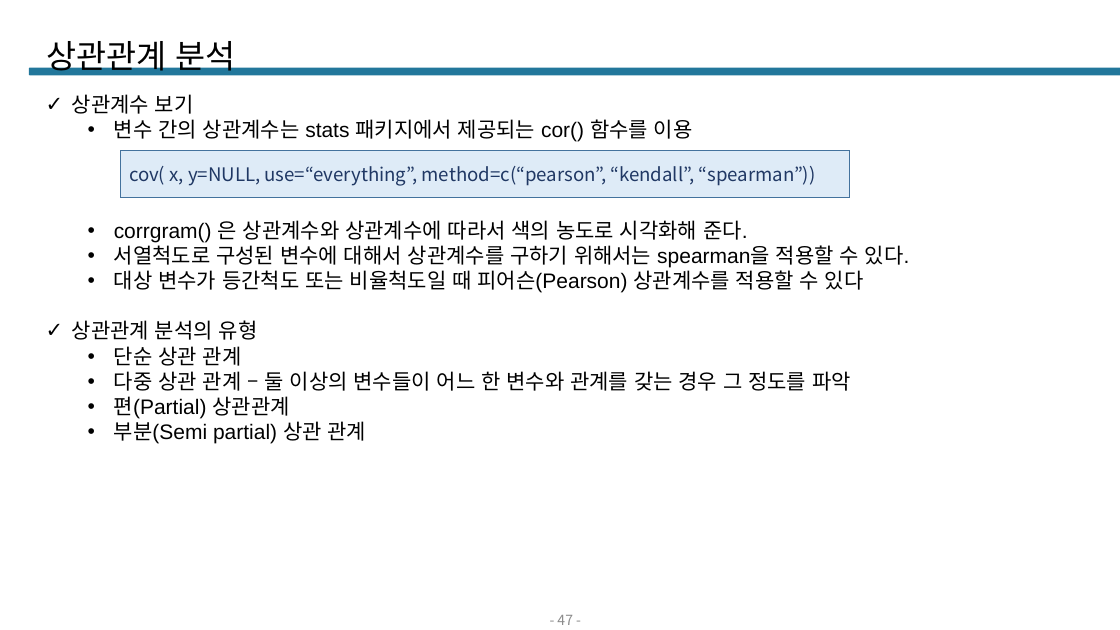
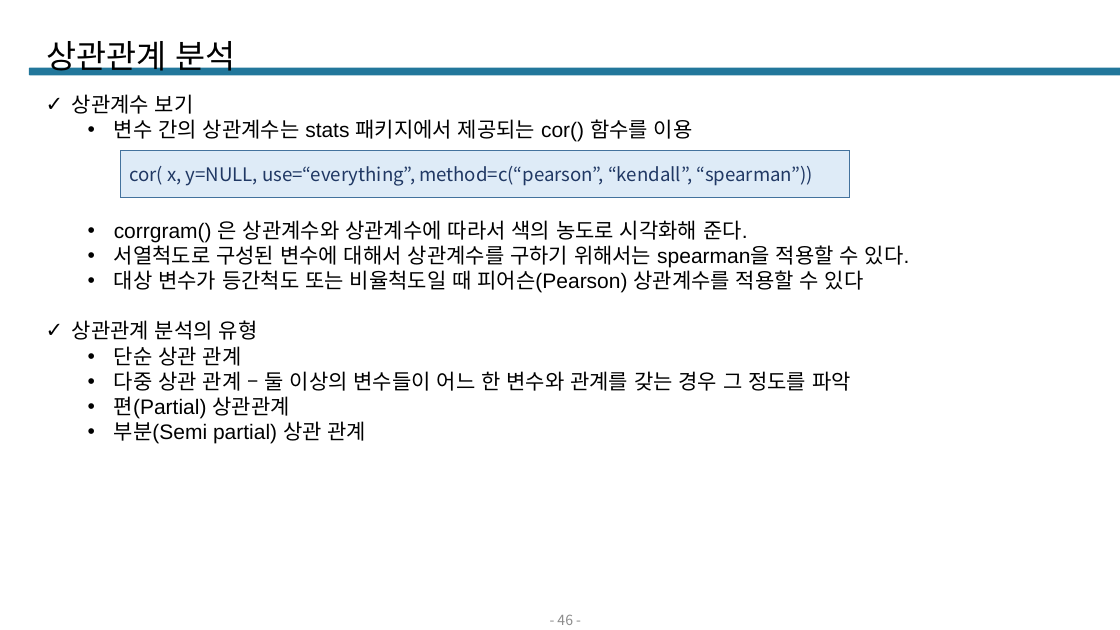
Before and after one commit to Q3333/TIL, a slide deck: slide 46 of BigData/통계/통계v3.pptx (slide 47 before the commit). Drawn at 1120x630 pixels with LibreOffice and Linux fonts; fonts in the diff are those of the drawing. Boxes give left, top, right and bottom in pixels: in the first picture for what was removed or moved away, otherwise in the second. Text is boxed around its words. In the diff, an @@ line names an element or a change of style, - is before the commit and + after.

```diff
--- a/BigData/통계/통계v3.pptx
+++ b/BigData/통계/통계v3.pptx
@@ text in rectangle at (129, 166, 814, 186): text changed @@
-cov( x, y=NULL, use=“everything”, method=c(“pearson”, “kendall”, “spearman”))
+cor( x, y=NULL, use=“everything”, method=c(“pearson”, “kendall”, “spearman”))
@@ page number at (557, 614, 573, 625): text changed @@
-- 47 -
+- 46 -
```
Also in this commit, not shown: 12 other slides changed, 43 slides added, 1 slide removed, 55 other files.
